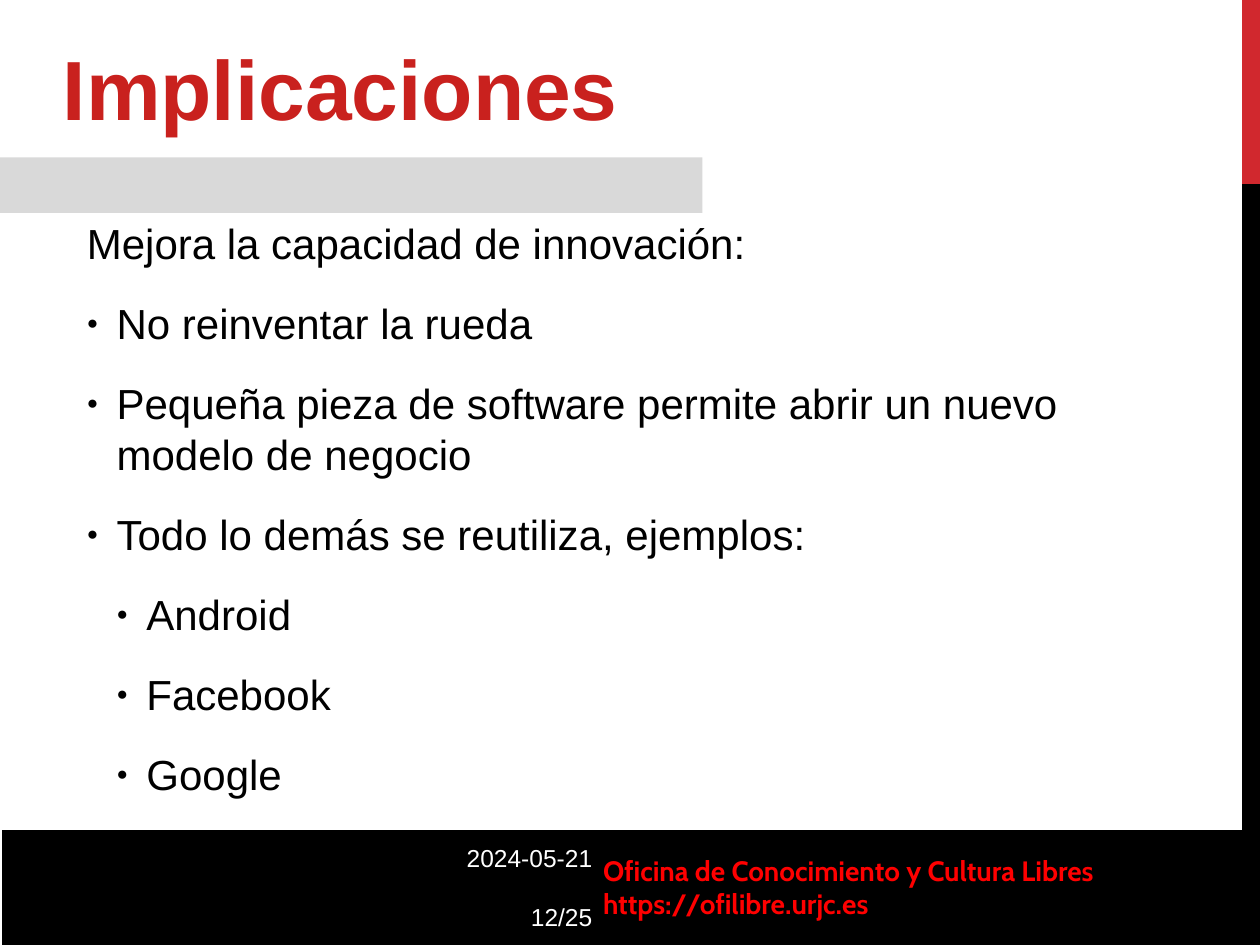
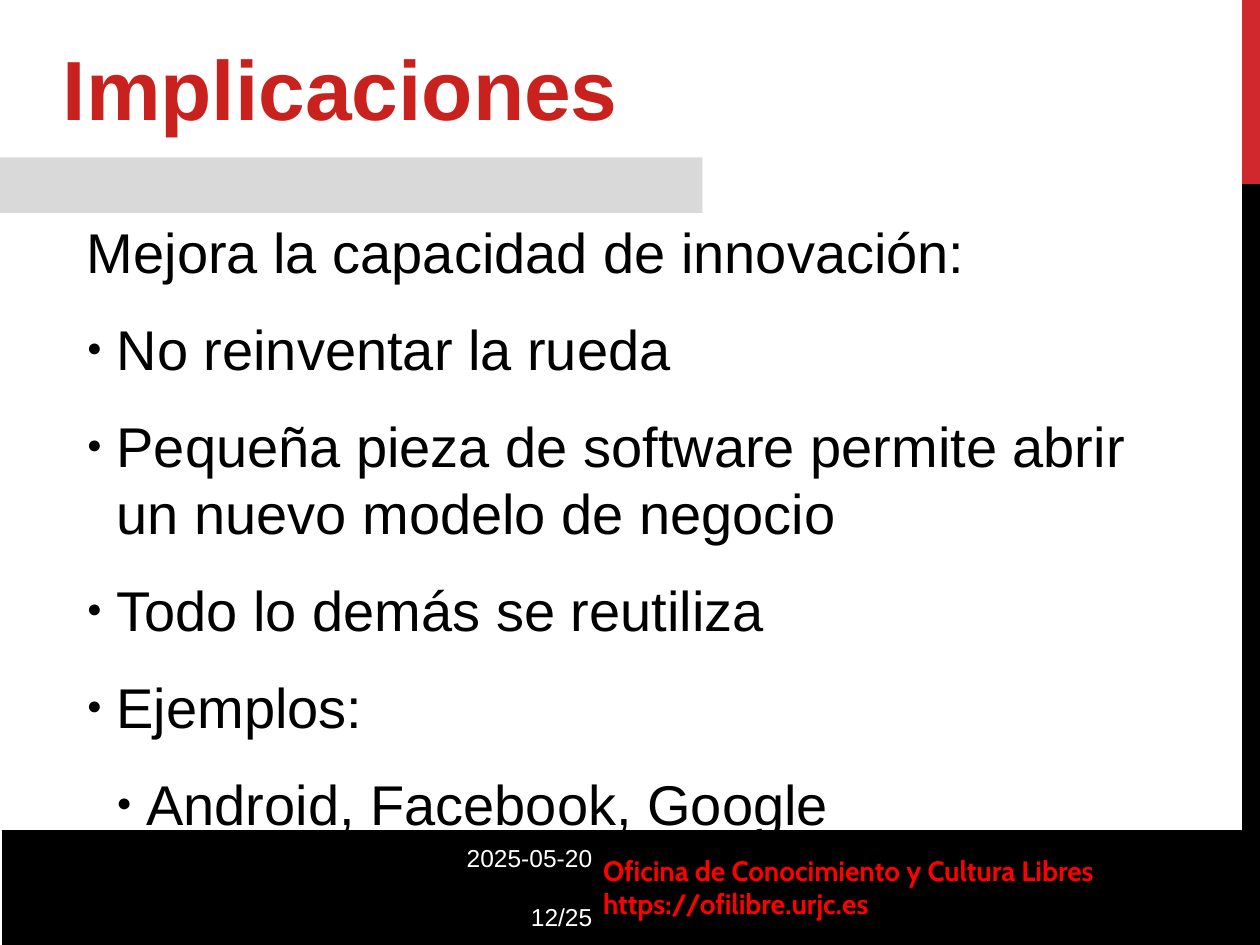
Before and after one commit to roberto-red/ofilibre, a slide deck: slide 12 of static/transpas/curso-cultura-libre/Software_Libre.odp. Drawn at 1260x945 pixels with LibreOffice and Linux fonts; fonts in the diff are those of the drawing; background and template pictures are left out. Boxes give left, top, right and bottom in pixels: in the first picture for what was removed or moved away, otherwise in the second. Text is boxed around its words. In the diff, an @@ line names an element or a change of style, - is before the commit and + after.

Commit message:
Transpas de software libre

```diff
--- a/static/transpas/curso-cultura-libre/Software_Libre.odp
+++ b/static/transpas/curso-cultura-libre/Software_Libre.odp
@@ text at [87,231,1125,545]: size 24 to 32 pt in "Mejora la capacidad de innovación:", "No reinventar la rueda", "Pequeña pieza de software permite abrir un ..." @@
@@ text at [117,589,828,836]: text changed; size 24 to 32 pt @@
-● Todo lo demás se reutiliza, ejemplos:
-  ● Android
-  ● Facebook
-  ● Google
+● Todo lo demás se reutiliza
+● Ejemplos:
+  ● Android, Facebook, Google
@@ text at [467,850,592,868]: text changed @@
-2024-05-21
+2025-05-20
```
Also in this commit, not shown: 14 other slides changed, 3 other files.
